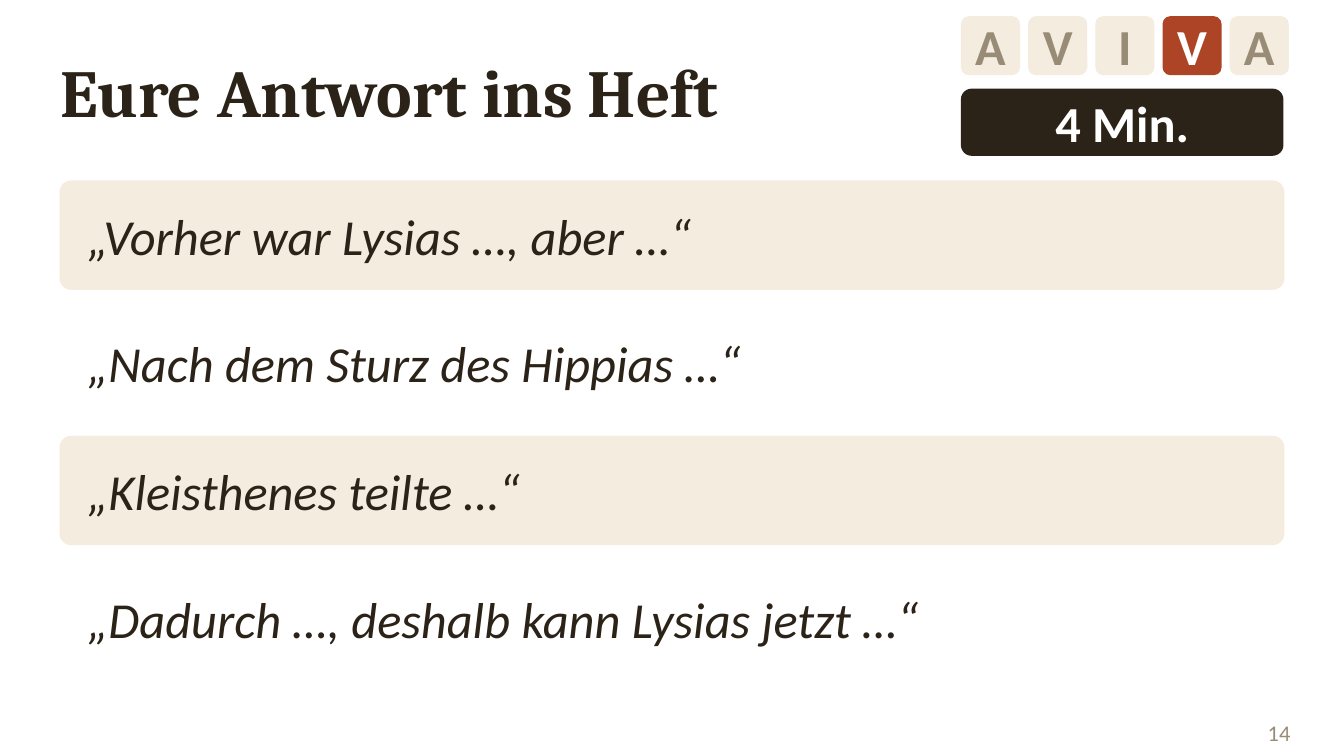
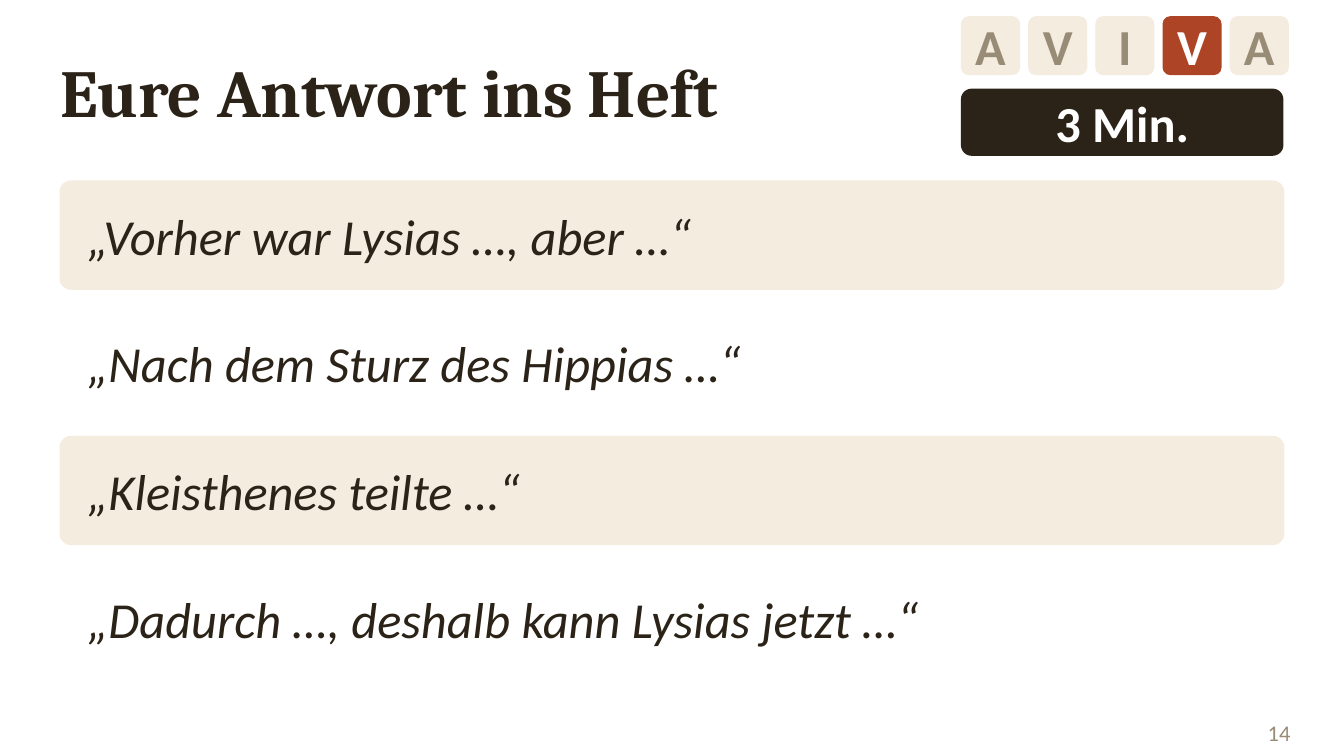
Before and after one commit to golzkonstantin-gif/Schule, a slide deck: slide 14 of Geschichte_11/Stunde_Kleisthenes/Folien_Kleisthenes.pptx. Drawn at 1344x756 pixels with LibreOffice and Linux fonts; fonts in the diff are those of the drawing. Boxes give left, top, right and bottom in pixels: in the first picture for what was removed or moved away, otherwise in the second. Text is boxed around its words. In the diff, an @@ line names an element or a change of style, - is before the commit and + after.

```diff
--- a/Geschichte_11/Stunde_Kleisthenes/Folien_Kleisthenes.pptx
+++ b/Geschichte_11/Stunde_Kleisthenes/Folien_Kleisthenes.pptx
@@ text in rounded rectangle at [1055, 106, 1189, 143]: text changed @@
-4 Min.
+3 Min.
```
Also in this commit, not shown: 1 other slide changed, 5 slides added, 1 slide removed, 18 other files.
